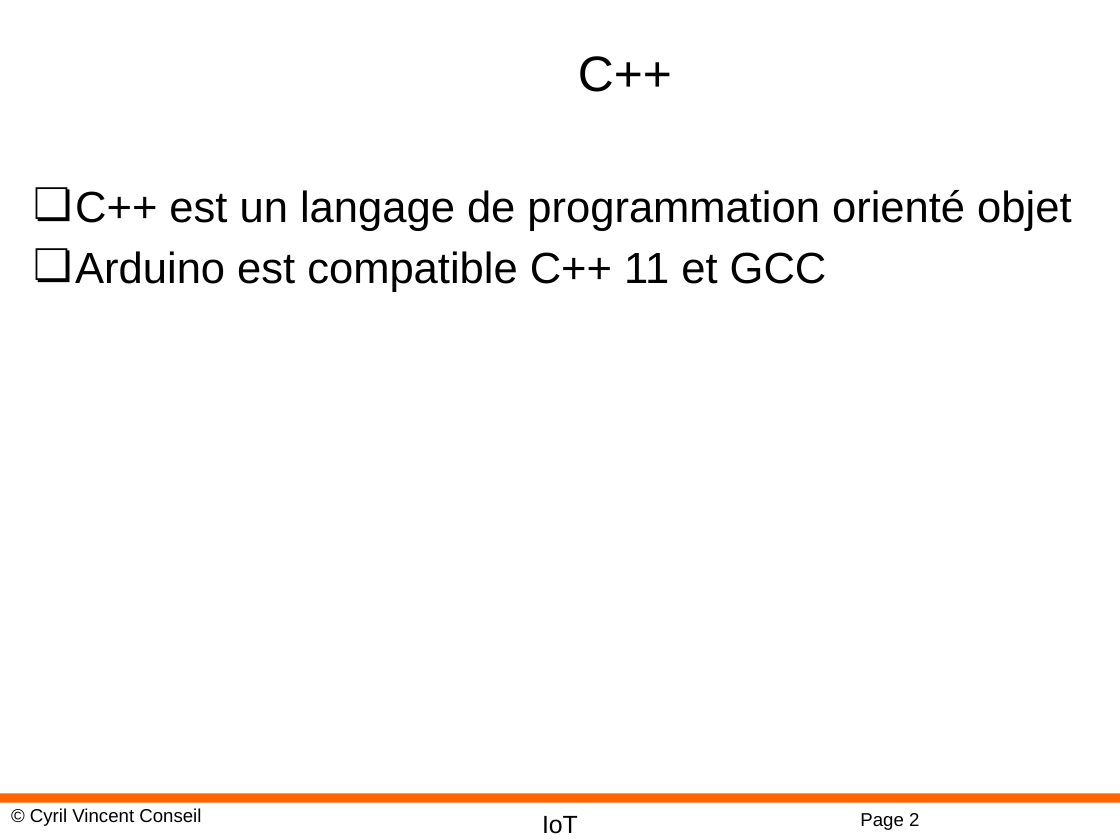
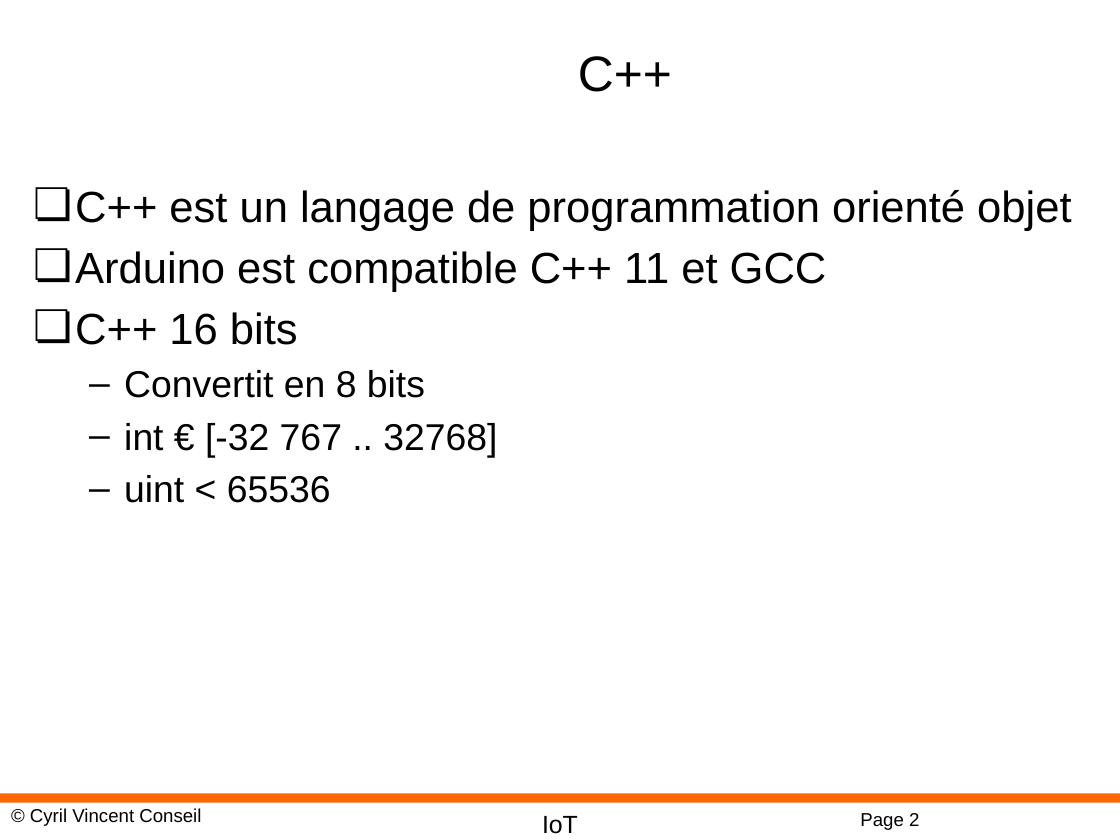
Before and after one commit to cyrilvincent/IoT, a slide deck: slide 2 of ppt/IoT04-ArduinoDev.pptx. Drawn at 1120x840 pixels with LibreOffice and Linux fonts; fonts in the diff are those of the drawing; background and template pictures are left out. Boxes give left, top, right and bottom in pixels: in the first picture for what was removed or moved away, otherwise in the second. Text is boxed around its words. In the diff, an @@ line names an element or a change of style, - is before the commit and + after.

```diff
--- a/ppt/IoT04-ArduinoDev.pptx
+++ b/ppt/IoT04-ArduinoDev.pptx
@@ text at (x1=75, y1=312, x2=497, y2=503): paragraphs added @@
+❏ C++ 16 bits
+  – Convertit en 8 bits
+  – int € [-32 767 .. 32768]
+  – uint < 65536
```
Also in this commit, not shown: 1 other slide changed, 2 other files.
